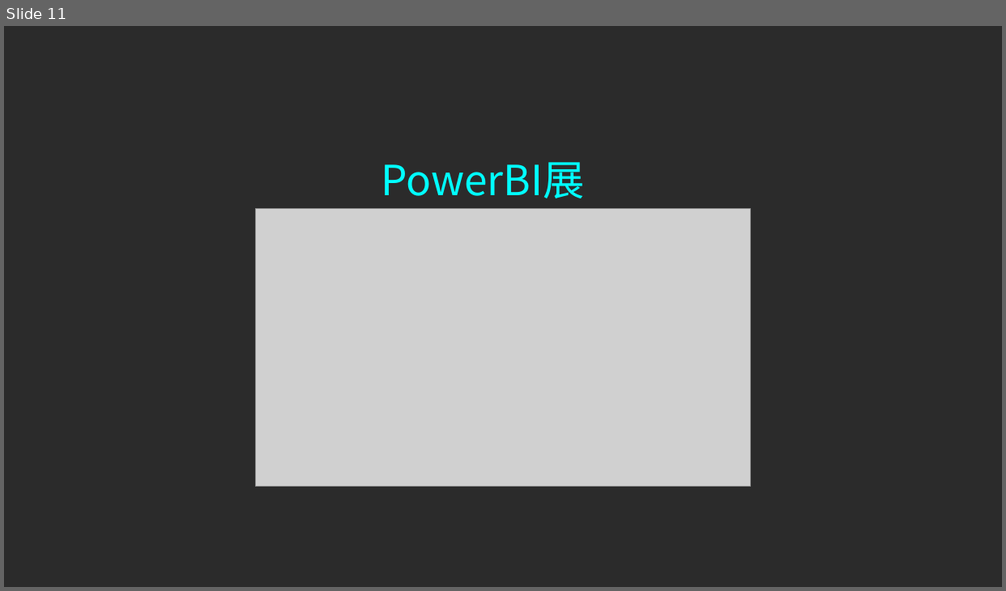
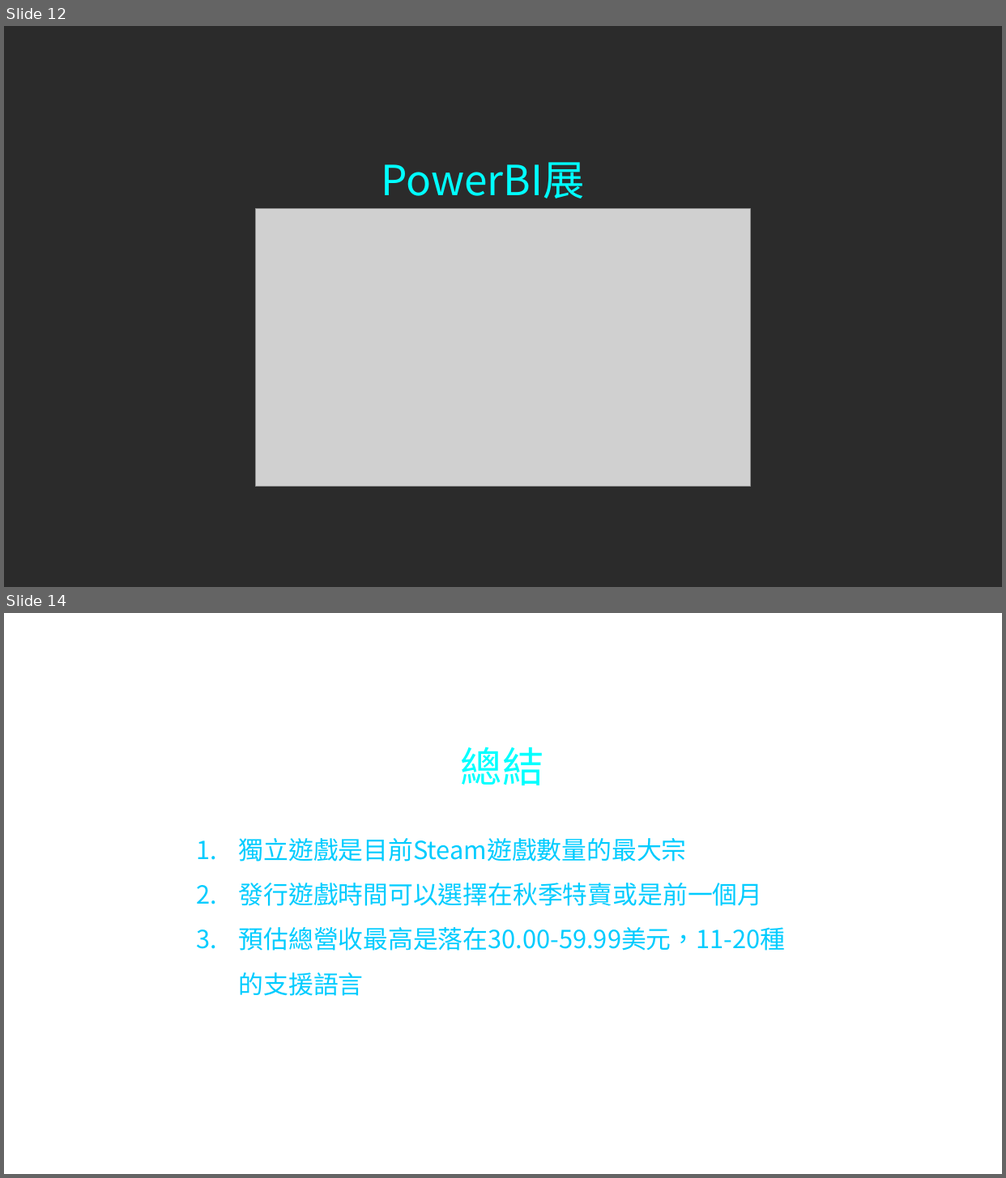
Before and after one commit to rhea95032/topic, a slide deck: Steam遊戲市場分析報告.pptx. Shown one above the other, each under a label of ours: slide 11 before the commit, slides 12 and 14 after it; the slides between them are not shown. The pictures are 1006x591 and 1006x1178 pixels, drawn with LibreOffice and Linux fonts; fonts in the diff are those of the drawing; grey boxes stand for pictures; background and template pictures are left out; a plain dark background stands for a picture behind light text. Boxes give left, top, right and bottom in pixels: in the first picture for what was removed or moved away, otherwise in the second. Text is boxed around its words. In the diff, an @@ line names an element or a change of style, - is before the commit and + after.

```diff
--- a/Steam遊戲市場分析報告.pptx
+++ b/Steam遊戲市場分析報告.pptx
@@ slide 14 added at [4, 613, 1002, 1174], background picture (left out) @@
@@ text added at [461, 747, 544, 786], 40 pt, text #00FFFF @@
+總結
@@ text added at [239, 838, 786, 951], 24 pt, text #00CCFF @@
+1. 獨立遊戲是目前Steam遊戲數量的最大宗
+2. 發行遊戲時間可以選擇在秋季特賣或是前一個月
+3. 預估總營收最高是落在30.00-59.99美元，11-20種的支援語言
@@ what was slide 11 is now slide 12 @@
```
Also in this commit, not shown: 3 slides changed, 4 other slides added, 2 slides removed, 8 other files.
